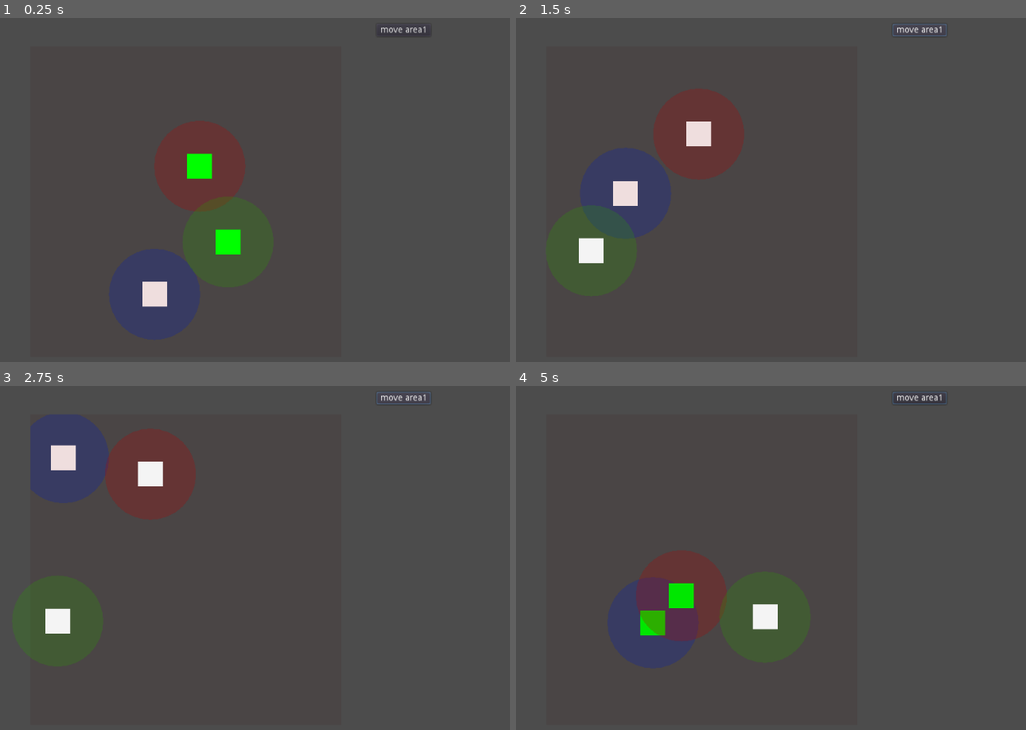
Above: before the commit, frames 1-4 (two rows, left to right).
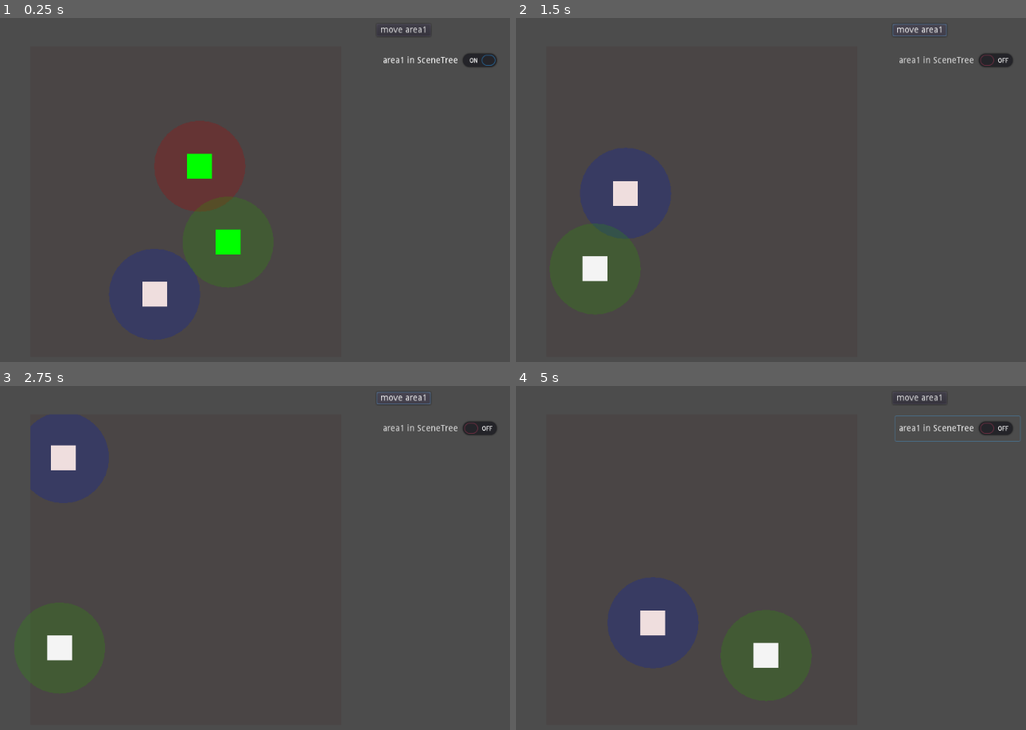
Above: after the commit, the same moments.

Repository: hilfazer/godot-projects
Game: Godot game, scene res://main.tscn
The game is run twice, just before and just after one commit, with the same random seed, the same clock (stepped at 60 frames per second) and the same inputs.
Inputs (mouse positions are in pixels of both pictures, inside the frame that each line leads up to):
- Up to frame 1 (0.25 s): no input
- Up to frame 2 (1.5 s): click (959, 59) at 0.5 s, where only the run after the commit has a clickable "area1 in SceneTree"; click "move area1" at 1.25 s
- Up to frame 3 (2.75 s): click "move area1" at 2 s
- Up to frame 4 (5 s): click (959, 427) at 2.75 s, where only the run after the commit has a clickable "area1 in SceneTree"; click "move area1" at 3.5 s; click (959, 427) at 4.25 s, where only the run after the commit has a clickable "area1 in SceneTree"

The runs differ from the first frame. In frame 1, 0.4% of the frame differs, in the area x 75-98%, y 10-15%; in frame 2, 4.6%; in frame 3, 4.8%; in frame 4, 5.0%, in the area x 23-99%, y 1-82%.
Error after the commit: Invalid get index 'world_2d' (on base: 'null instance'). (res://worlds_example.gd:12)

Commit message:
move area1 in/out of SceneTree

Diff:
--- a/godot3/Worlds/main.tscn
+++ b/godot3/Worlds/main.tscn
@@ -59,10 +59,10 @@
 _circle_color = Color( 0.160784, 0.6, 0, 0.247059 )
 
 [node name="Position2D" parent="MovingArea2" index="1"]
-position = Vector2( 38, 395 )
+position = Vector2( 41, 435 )
 
 [node name="Position2D2" parent="MovingArea2" index="2"]
-position = Vector2( 469, 386 )
+position = Vector2( 471, 452 )
 
 [node name="ButtonMoveArea1" type="Button" parent="."]
 margin_left = 606.0
@@ -71,7 +71,16 @@
 margin_bottom = 45.0
 text = "move area1"
 
+[node name="CheckButton" type="CheckButton" parent="."]
+margin_left = 610.0
+margin_top = 64.0
+margin_right = 686.0
+margin_bottom = 104.0
+pressed = true
+text = "area1 in SceneTree"
+
 [connection signal="pressed" from="ButtonMoveArea1" to="." method="_on_ButtonMoveArea1_pressed"]
+[connection signal="toggled" from="CheckButton" to="." method="_on_CheckButton_toggled"]
 
 [editable path="ViewportContainer/Viewport/MovingArea3"]
 [editable path="MovingArea1"]
--- a/godot3/Worlds/worlds_example.gd
+++ b/godot3/Worlds/worlds_example.gd
@@ -15,3 +15,10 @@
 	else:
 		_subviewport.remove_child(_area1)
 		add_child(_area1)
+
+
+func _on_CheckButton_toggled(button_pressed):
+	if button_pressed and not _area1.is_inside_tree():
+		add_child(_area1)
+	elif not button_pressed and _area1.is_inside_tree():
+		_area1.get_parent().remove_child(_area1)
